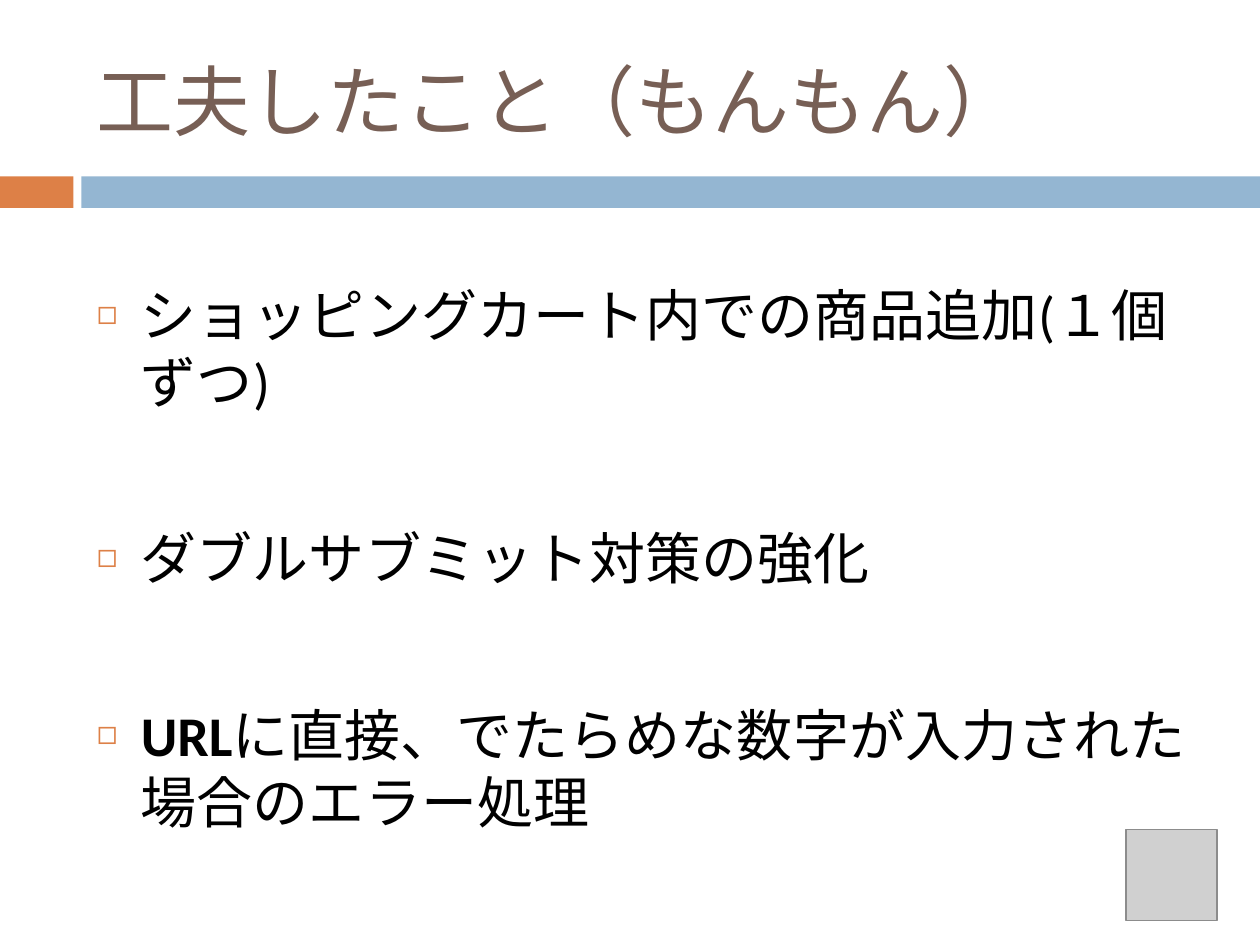
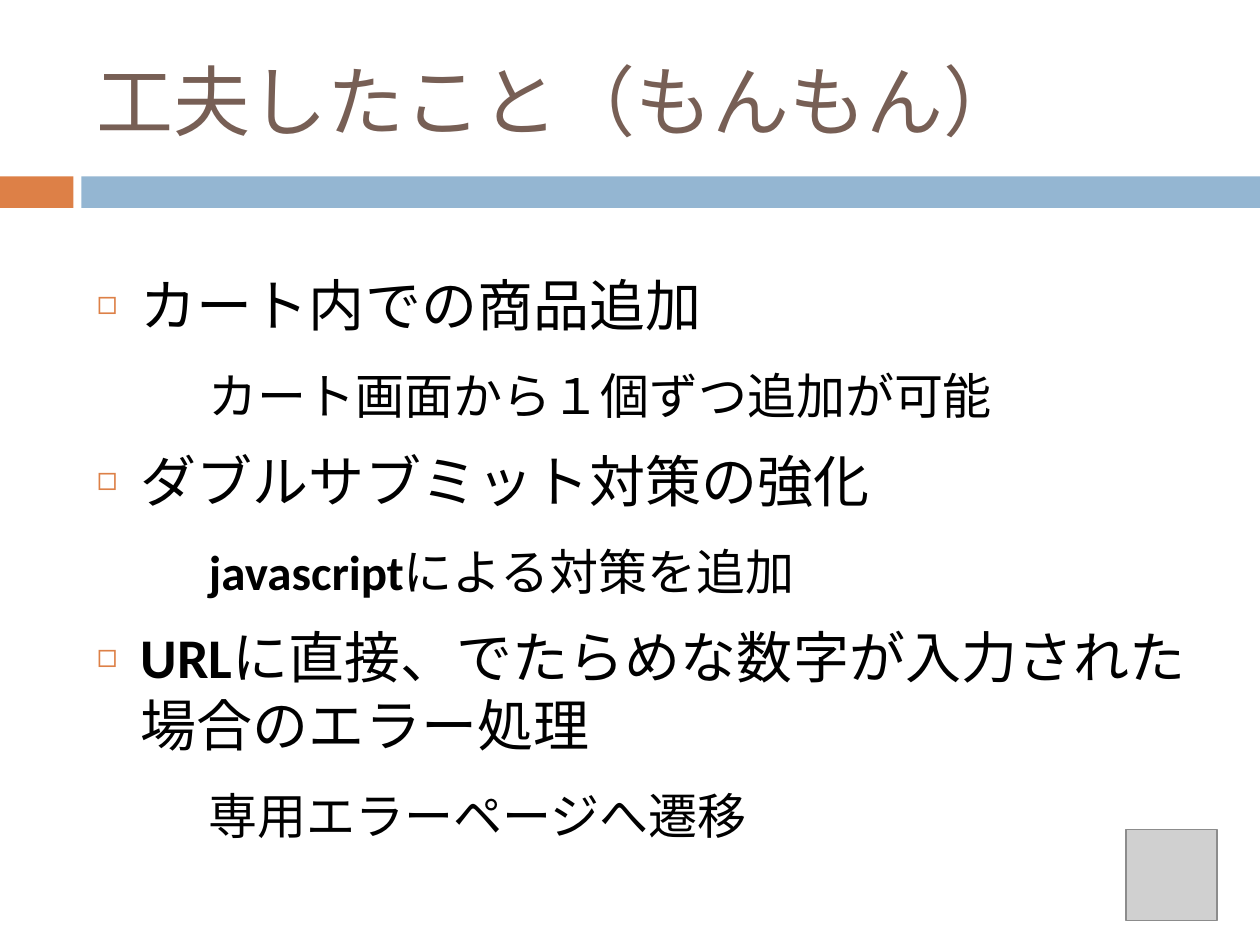
Before and after one commit to chocomegane/springC, a slide deck: slide 7 of document/ECサイト.pptx. Drawn at 1260x945 pixels with LibreOffice and Linux fonts; fonts in the diff are those of the drawing; grey boxes stand for pictures. Boxes give left, top, right and bottom in pixels: in the first picture for what was removed or moved away, otherwise in the second. Text is boxed around its words. In the diff, an @@ line names an element or a change of style, - is before the commit and + after.

```diff
--- a/document/ECサイト.pptx
+++ b/document/ECサイト.pptx
@@ text at (x1=141, y1=279, x2=992, y2=418): text changed; size 32 to 28 pt @@
-◻ ショッピングカート内での商品追加(１個ずつ)
+◻ カート内での商品追加
+カート画面から１個ずつ追加が可能
@@ text at (x1=209, y1=550, x2=794, y2=599): paragraph added @@
+javascriptによる対策を追加
@@ text at (x1=209, y1=793, x2=746, y2=838): paragraph added @@
+専用エラーページへ遷移
```
Also in this commit, not shown: 1 other slide changed.
